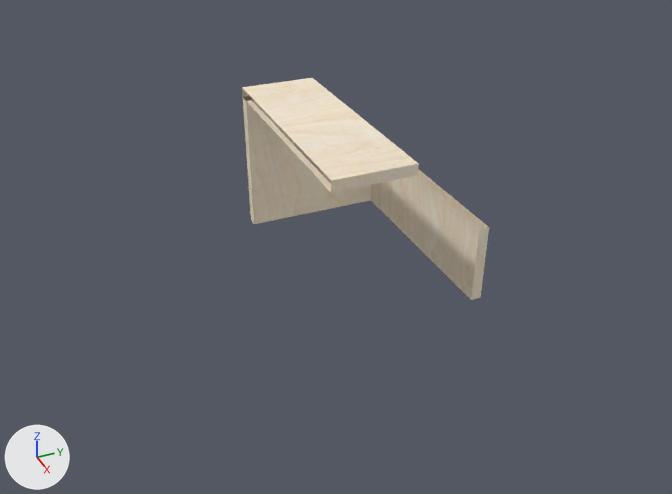
One commit to the Blender file Assets/Art/Base shelf.blend: the scene before it, then after it.
Rendered twice from the file's camera 'Camera'. Arrows for +X, +Y and +Z are at lower left; the lights stay in place. The same objects are shown in both versions, whatever each file hides.

Script lines for the objects in view, before the commit:
```python
me_cube_038 = bpy.data.meshes.new('Cube.038')
me_cube_038.from_pydata(...)  # a box spanning x -1.0..-0.9, y -0.333..0.333, z -0.333..0.333
me_cube_038.materials.append(mat_plywood)  # picture img_birch_plywood_5fd0bffa87982_1200_jpg
me_cube_046 = bpy.data.meshes.new('Cube.046')
me_cube_046.from_pydata(...)  # 23 vertices, 16 faces; spans x -1.0..1.0, y -0.33..0.33, z -0.67..0.0
me_cube_046.materials.append(mat_plywood)  # picture img_birch_plywood_5fd0bffa87982_1200_jpg
me_cube_048 = bpy.data.meshes.new('Cube.048')
me_cube_048.from_pydata(...)  # 23 vertices, 16 faces; spans x -1.0..1.0, y -0.67..0.0, z -0.33..0.33
me_cube_048.materials.append(mat_plywood)  # picture img_birch_plywood_5fd0bffa87982_1200_jpg
ob_shelf_center = bpy.data.objects.new('Shelf Center', me_cube_038)
ob_shelf_center.location = (0.0, 0.0, 0.0)
ob_shelf_r_001 = bpy.data.objects.new('Shelf R.001', me_cube_048)
ob_shelf_r_001.location = (0.0, 1.0, 0.0)
ob_shelt_t_001 = bpy.data.objects.new('Shelt T.001', me_cube_046)
ob_shelt_t_001.location = (0.0, 0.0, 1.0)
```
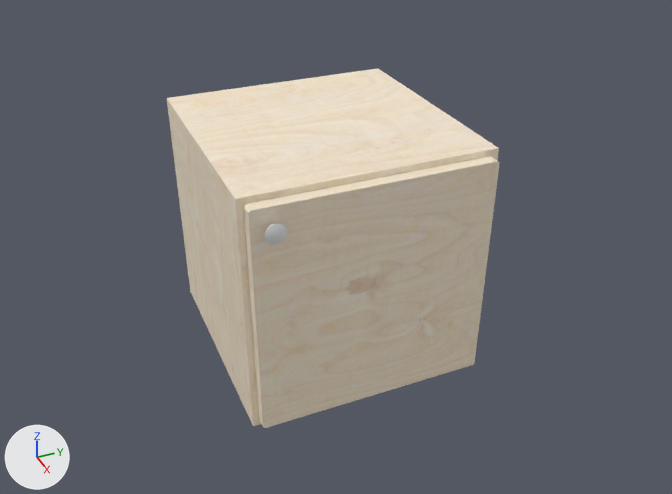
Diff of the bpy script that builds the scene:
```diff
--- a/Assets/Art/Base shelf.blend.py
+++ b/Assets/Art/Base shelf.blend.py
@@ me_cube_048 @@
 # verts and faces of me_cube_048; kept vertices keep their numbers, new ones are numbered from 23
-me_cube_048.from_pydata(...)  # 23 vertices, 16 faces; spans x -1.0..1.0, y -0.67..0.0, z -0.33..0.33
+me_cube_048.from_pydata(...)  # 31 vertices, 19 faces; spans x -1.0..1.1, y -0.67..0.0, z -0.33..0.33
+# me_cube_048 part 2
+verts[23] = (1.0, -0.67, 0.33)
+verts[24] = (1.1, -0.67, 0.33)  # pixel (420, 251)
+verts[25] = (1.1, -0.67, -0.33)  # pixel (415, 324)
+verts[26] = (1.0, -0.67, -0.33)
+for new, old in zip([*range(27, 31)], [*range(23, 27)]): verts[new] = verts[old] + (0.0, 0.62, 0.0)
+faces += [(23, 27, 30, 26), (27, 28, 29, 30), (24, 25, 29, 28)]
 me_cube_048.materials.append(mat_plywood)
@@ me_cube_046 @@
 # verts and faces of me_cube_046; kept vertices keep their numbers, new ones are numbered from 23
-me_cube_046.from_pydata(...)  # 23 vertices, 16 faces; spans x -1.0..1.0, y -0.33..0.33, z -0.67..0.0
+me_cube_046.from_pydata(...)  # 31 vertices, 19 faces; spans x -1.0..1.1, y -0.33..0.33, z -0.67..0.0
+# me_cube_046 part 3
+verts[23] = (1.0, -0.33, -0.05)  # pixel (331, 187)
+verts[24] = (1.1, -0.33, -0.05)  # pixel (337, 193)
+verts[25] = (1.0, -0.33, -0.67)
+verts[26] = (1.1, -0.33, -0.67)  # pixel (337, 271)
+for new, old in zip([*range(27, 31)], [*range(23, 27)]): verts[new] = verts[old] + (0.0, 0.66, 0.0)
+faces += [(23, 27, 29, 25), (23, 24, 28, 27), (24, 26, 30, 28)]
 me_cube_046.materials.append(mat_plywood)
@@ me_cube_038 @@
 # verts and faces of me_cube_038; kept vertices keep their numbers, new ones are numbered from 8
-me_cube_038.from_pydata(...)  # 8 vertices, 6 faces; spans x -1.0..-0.9, y -0.333..0.333, z -0.333..0.333
+me_cube_038.from_pydata(...)  # 16 vertices, 8 faces; spans x -1.0..1.102, y -0.333..0.333, z -0.333..0.333
+# me_cube_038 part 1
+verts[8] = (1.102, -0.333, 0.333)  # pixel (337, 271)
+verts[9] = (1.102, -0.333, -0.333)  # pixel (336, 345)
+verts[10] = (1.003, -0.333, 0.333)
+verts[11] = (1.003, -0.333, -0.333)
+for new, old in zip([*range(12, 16)], [*range(8, 12)]): verts[new] = verts[old] + (0.0, 0.666, 0.0)
+faces += [(8, 9, 13, 12), (10, 14, 15, 11)]
 me_cube_038.materials.append(mat_plywood)
@@ ob_shelf_l_003 @@
+ob_shelf_l_003 = bpy.data.objects.new('Shelf L.003', me_cube_050)  # 31 vertices, 19 faces; spans x -1.0..1.1, y -1.0..-0.33, z -0.33..0.33; in mat_plywood (picture img_birch_plywood_5fd0bffa87982_1200_jpg)
+ob_shelf_l_003.location = (0.0, 0.0, 0.0)
@@ ob_shelf_tl_003 @@
+ob_shelf_tl_003 = bpy.data.objects.new('Shelf TL.003', me_cube_036)  # 113 vertices, 87 faces; spans x -1.0..1.19, y 0.0..0.67, z -0.67..0.0; in mat_plywood (picture img_birch_plywood_5fd0bffa87982_1200_jpg), mat_handle (white #e7e7e7)
+ob_shelf_tl_003.location = (0.0, -1.0, 1.0)
@@ ob_shelf_tr_003 @@
+ob_shelf_tr_003 = bpy.data.objects.new('Shelf TR.003', me_cube_069)  # 33 vertices, 21 faces; spans x -1.0..1.1, y -0.67..0.0, z -0.67..0.0; in mat_plywood (picture img_birch_plywood_5fd0bffa87982_1200_jpg)
+ob_shelf_tr_003.location = (0.0, 1.0, 1.0)
@@ ob_shelf_br_003 @@
+ob_shelf_br_003 = bpy.data.objects.new('Shelf BR.003', me_cube_056)  # 33 vertices, 21 faces; spans x -1.0..1.1, y -0.67..0.0, z 0.0..0.67; in mat_plywood (picture img_birch_plywood_5fd0bffa87982_1200_jpg)
+ob_shelf_br_003.location = (0.0, 1.0, -1.0)
@@ ob_shelf_bl_003 @@
+ob_shelf_bl_003 = bpy.data.objects.new('Shelf BL.003', me_cube_055)  # 33 vertices, 21 faces; spans x -1.0..1.1, y 0.0..0.67, z 0.0..0.67; in mat_plywood (picture img_birch_plywood_5fd0bffa87982_1200_jpg)
+ob_shelf_bl_003.location = (0.0, -1.0, -1.0)
@@ ob_shelf_b_003 @@
+ob_shelf_b_003 = bpy.data.objects.new('Shelf B.003', me_cube_054)  # 31 vertices, 19 faces; spans x -1.0..1.1, y -0.33..0.33, z 0.0..0.67; in mat_plywood (picture img_birch_plywood_5fd0bffa87982_1200_jpg)
+ob_shelf_b_003.location = (0.0, 0.0, -1.0)
```

What differs and where, as boxes (x1, y1, x2, y2) in the pictures (672 x 494 px):
'Shelf TL.003', added: after (167, 88, 337, 291)
'Shelt T.001', reshaped (69% taller): before (242, 78, 419, 192); after (242, 78, 425, 271)
'Shelf TR.003', added: after (313, 68, 500, 252)
'Shelf R.001', reshaped: before (318, 169, 489, 300); after (415, 235, 491, 324)
'Shelf L.003', added: after (175, 170, 337, 367)
'Shelf Center', reshaped: before (247, 153, 318, 224); after (337, 252, 420, 345)
'Shelf BL.003', added: after (183, 234, 337, 428)
'Shelf B.003', added: after (337, 324, 415, 406)
'Shelf BR.003', added: after (411, 306, 482, 384)
part 1 of me_cube_038, added: after (337, 252, 420, 345)
part 2 of me_cube_048, added: after (415, 235, 491, 324)
part 3 of me_cube_046, added: after (332, 170, 425, 271)
